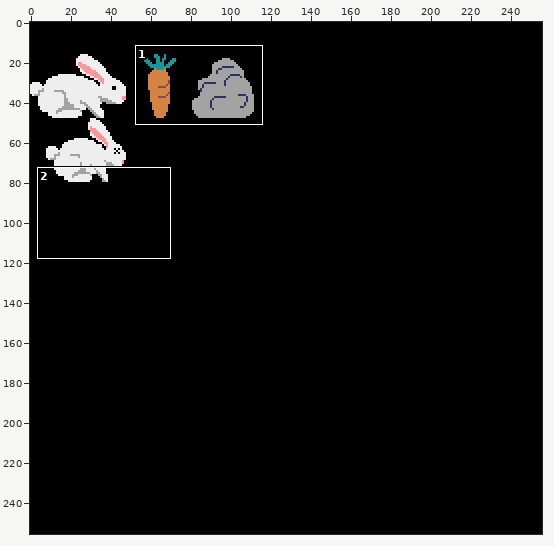
Two states of a sprite sheet, assets/resouce.png. The picture above shows the old version from afar; the outline marks the close-up.
Close-up. Earlier state:
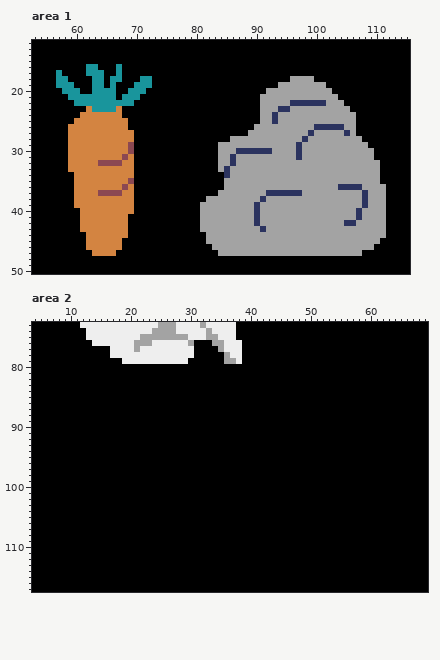
The file is 256x256 pixels. Shown: area 1: x 53..115, y 12..50; area 2: x 4..69, y 73..117.
And afterwards:
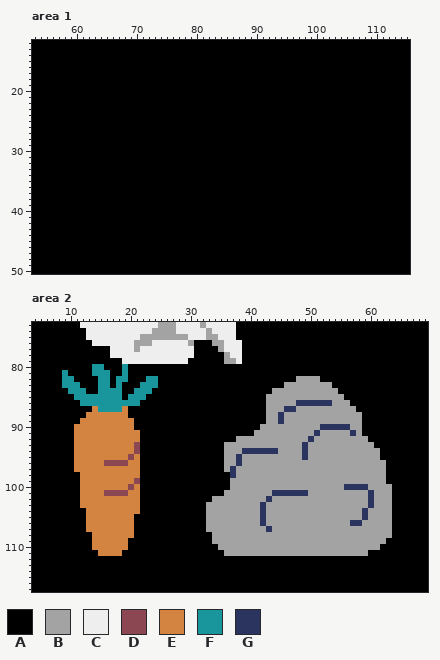
Palette (. is transparent): A #000000  B #a3a3a3  C #eeeeee  D #8b4852  E #d38441  F #19959c  G #2b335f
Difference:
Changed rows in their new state; - is an unchanged pixel.
Area 1:
first column x 57:
16 -----AA---A--------------------------------------------
17 A----AAA--A--------------------------------------------
18 AA----AA-AA---AA-----------------------AAAA------------
19 AAA---AA-A---AAA---------------------AAAAAAAA----------
20 -AAA--AAAA--AAA--------------------AAAAAAAAAAA---------
21 --AAAAAAAA-AAA--------------------AAAAAAAAAAAAA--------
22 ---AAAAAAAAAA---------------------AAAAAAAAAAAAAA-------
23 -----AAAAAA-----------------------AAAAAAAAAAAAAAA------
24 ----AAAAAAA-----------------------AAAAAAAAAAAAAAAA-----
25 ---AAAAAAAAA----------------------AAAAAAAAAAAAAAAA-----
26 --AAAAAAAAAA---------------------AAAAAAAAAAAAAAAAA-----
27 --AAAAAAAAAAA-------------------AAAAAAAAAAAAAAAAAA-----
28 --AAAAAAAAAAA----------------AAAAAAAAAAAAAAAAAAAAAA----
29 --AAAAAAAAAAA--------------AAAAAAAAAAAAAAAAAAAAAAAAA---
30 --AAAAAAAAAAA--------------AAAAAAAAAAAAAAAAAAAAAAAAAA--
31 --AAAAAAAAAAA--------------AAAAAAAAAAAAAAAAAAAAAAAAAA--
32 --AAAAAAAAAAA--------------AAAAAAAAAAAAAAAAAAAAAAAAAAA-
33 --AAAAAAAAAAA--------------AAAAAAAAAAAAAAAAAAAAAAAAAAA-
34 ---AAAAAAAAAA---------------AAAAAAAAAAAAAAAAAAAAAAAAAA-
35 ---AAAAAAAAAA---------------AAAAAAAAAAAAAAAAAAAAAAAAAA-
36 ---AAAAAAAAAA---------------AAAAAAAAAAAAAAAAAAAAAAAAAAA
37 ---AAAAAAAAAA--------------AAAAAAAAAAAAAAAAAAAAAAAAAAAA
38 ---AAAAAAAAAA------------AAAAAAAAAAAAAAAAAAAAAAAAAAAAAA
39 ---AAAAAAAAAA-----------AAAAAAAAAAAAAAAAAAAAAAAAAAAAAAA
40 ----AAAAAAAAA-----------AAAAAAAAAAAAAAAAAAAAAAAAAAAAAAA
41 ----AAAAAAAA------------AAAAAAAAAAAAAAAAAAAAAAAAAAAAAAA
42 ----AAAAAAAA------------AAAAAAAAAAAAAAAAAAAAAAAAAAAAAAA
43 ----AAAAAAAA------------AAAAAAAAAAAAAAAAAAAAAAAAAAAAAAA
44 -----AAAAAAA-------------AAAAAAAAAAAAAAAAAAAAAAAAAAAAAA
45 -----AAAAAA--------------AAAAAAAAAAAAAAAAAAAAAAAAAAAAA-
46 -----AAAAAA---------------AAAAAAAAAAAAAAAAAAAAAAAAAAA--
47 ------AAAA-----------------AAAAAAAAAAAAAAAAAAAAAAAA----
Area 2:
first column x 9:
 80 -----FF---F--------------------------------------------
 81 F----FFF--F--------------------------------------------
 82 FF----FF-FF---FF-----------------------BBBB------------
 83 FFF---FF-F---FFF---------------------BBBBBBBB----------
 84 -FFF--FFFF--FFF--------------------BBBBBBBBBBB---------
 85 --FFFFFFFF-FFF--------------------BBBBBBBBBBBBB--------
 86 ---FFFFFFFFFF---------------------BBBBBGGGGGGBBB-------
 87 -----EFFFFE-----------------------BBBGGBBBBBBBBBB------
 88 ----EEEEEEE-----------------------BBGBBBBBBBBBBBBB-----
 89 ---EEEEEEEEE----------------------BBGBBBBBBBBBBBBB-----
 90 --EEEEEEEEEE---------------------BBBBBBBBBBGGGGGBB-----
 91 --EEEEEEEEEEE-------------------BBBBBBBBBBGBBBBBGB-----
 92 --EEEEEEEEEEE----------------BBBBBBBBBBBBGBBBBBBBBB----
 93 --EEEEEEEEEED--------------BBBBBBBBBBBBBGBBBBBBBBBBB---
 94 --EEEEEEEEEED--------------BBBGGGGGGBBBBGBBBBBBBBBBBB--
 95 --EEEEEEEEEDE--------------BBGBBBBBBBBBBGBBBBBBBBBBBB--
 96 --EEEEEDDDDEE--------------BBGBBBBBBBBBBBBBBBBBBBBBBBB-
 97 --EEEEEEEEEEE--------------BGBBBBBBBBBBBBBBBBBBBBBBBBB-
 98 ---EEEEEEEEEE---------------GBBBBBBBBBBBBBBBBBBBBBBBBB-
 99 ---EEEEEEEEED---------------BBBBBBBBBBBBBBBBBBBBBBBBBB-
100 ---EEEEEEEEDE---------------BBBBBBBBBBBBBBBBBBBGGGGBBBB
101 ---EEEEDDDDEE--------------BBBBBBBBGGGGGGBBBBBBBBBBGBBB
102 ---EEEEEEEEEE------------BBBBBBBBBGBBBBBBBBBBBBBBBBGBBB
103 ---EEEEEEEEEE-----------BBBBBBBBBGBBBBBBBBBBBBBBBBBGBBB
104 ----EEEEEEEEE-----------BBBBBBBBBGBBBBBBBBBBBBBBBBGBBBB
105 ----EEEEEEEE------------BBBBBBBBBGBBBBBBBBBBBBBBBBGBBBB
106 ----EEEEEEEE------------BBBBBBBBBGBBBBBBBBBBBBBBGGBBBBB
107 ----EEEEEEEE------------BBBBBBBBBBGBBBBBBBBBBBBBBBBBBBB
108 -----EEEEEEE-------------BBBBBBBBBBBBBBBBBBBBBBBBBBBBBB
109 -----EEEEEE--------------BBBBBBBBBBBBBBBBBBBBBBBBBBBBB-
110 -----EEEEEE---------------BBBBBBBBBBBBBBBBBBBBBBBBBBB--
111 ------EEEE-----------------BBBBBBBBBBBBBBBBBBBBBBBB----
Pixel boxes of the changes (left, top, right, bottom) in both close-ups:
changed: (56, 64, 152, 256)
changed: (200, 76, 386, 256)
changed: (62, 364, 158, 556)
changed: (206, 376, 392, 556)
